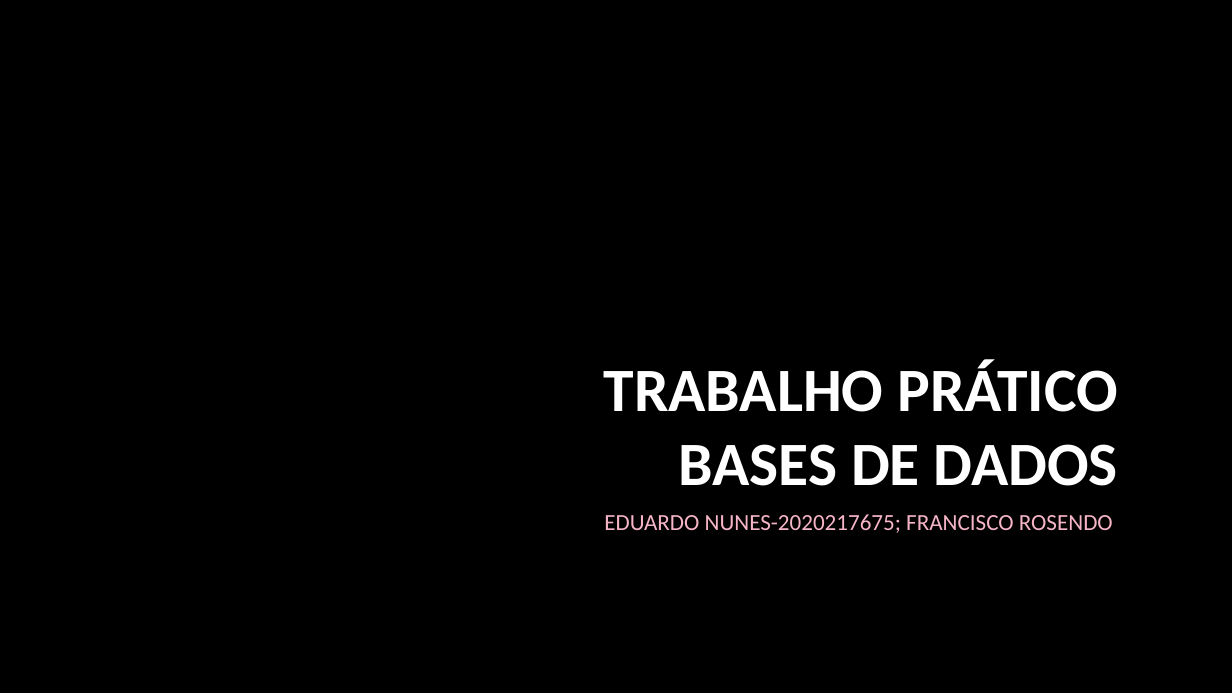
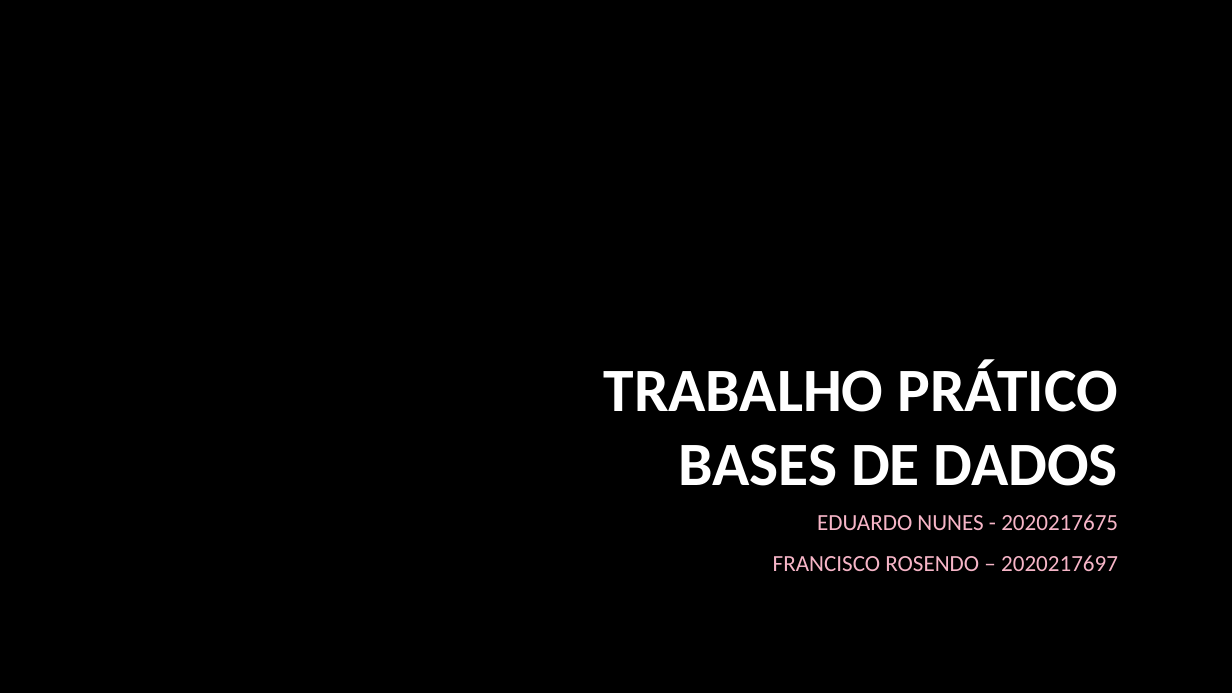
Before and after one commit to PolpEdu/Trabalho-Pr-ticpo, a slide deck: slide 1 of Trabalho prático.pptx. Drawn at 1232x693 pixels with LibreOffice and Linux fonts; fonts in the diff are those of the drawing; background and template pictures are left out. Boxes give left, top, right and bottom in pixels: in the first picture for what was removed or moved away, otherwise in the second. Text is boxed around its words. In the diff, an @@ line names an element or a change of style, - is before the commit and + after.

```diff
--- a/Trabalho prático.pptx
+++ b/Trabalho prático.pptx
@@ subtitle at box(773, 514, 1118, 571): text changed @@
-EDUARDO NUNES-2020217675; FRANCISCO ROSENDO
+EDUARDO NUNES - 2020217675
+FRANCISCO ROSENDO – 2020217697
```
Also in this commit, not shown: 7 other slides changed, 5 slides added, 1 other file.
